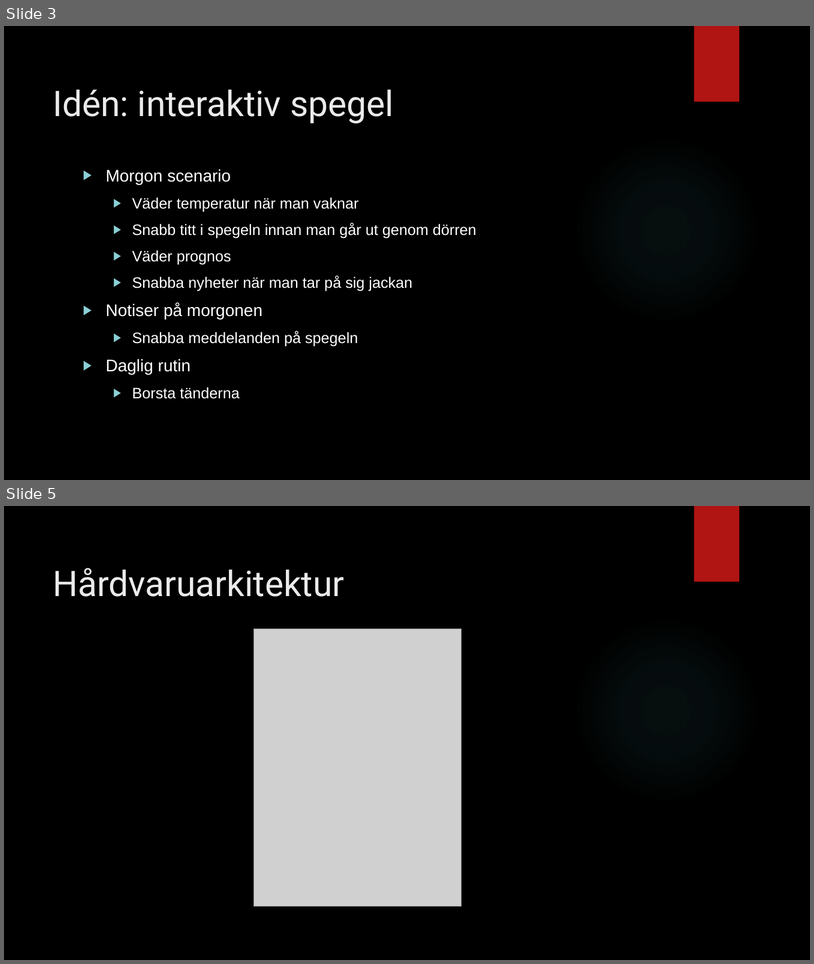
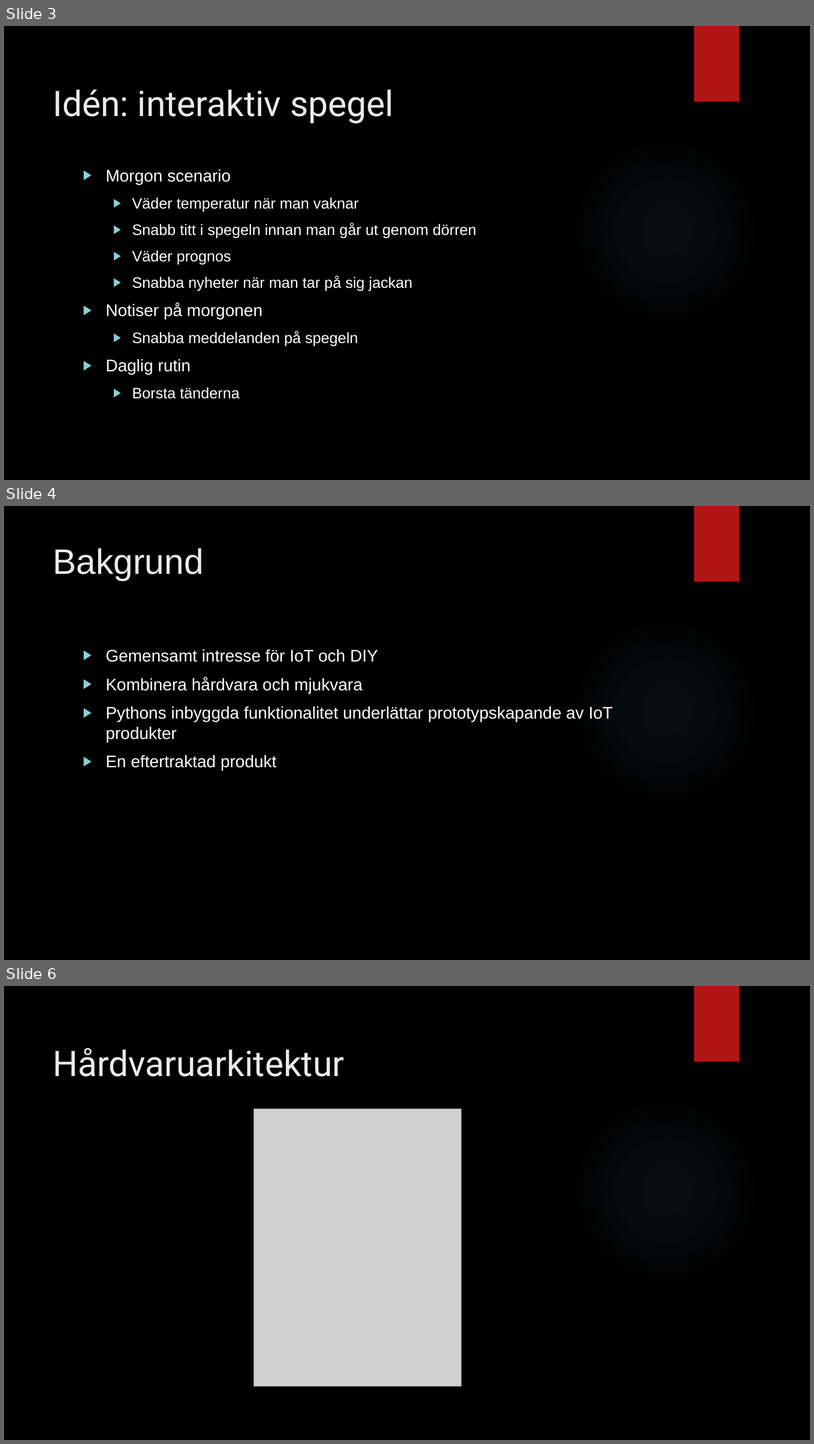
Before and after one commit to hamadaio/magic-mirror-project, a slide deck: pitch_group_mirror.pptx. Shown one above the other, each under a label of ours: slides 3 and 5 before the commit, slides 3, 4 and 6 after it; the slides between them are not shown. The pictures are 814x964 and 814x1444 pixels, drawn with LibreOffice and Linux fonts; fonts in the diff are those of the drawing; grey boxes stand for pictures; background and template pictures are left out. Boxes give left, top, right and bottom in pixels: in the first picture for what was removed or moved away, otherwise in the second. Text is boxed around its words. In the diff, an @@ line names an element or a change of style, - is before the commit and + after.

```diff
--- a/pitch_group_mirror.pptx
+++ b/pitch_group_mirror.pptx
@@ slide 4 added at [4,506,810,960], background picture (left out); not listed: 2 template elements that a slide beside it also shows @@
@@ title added at [53,548,204,581], 42 pt, text #EBEBEB @@
+Bakgrund
@@ text added at [106,649,613,771], 20 pt, text #FFFFFF @@
+▶ Gemensamt intresse för IoT och DIY
+▶ Kombinera hårdvara och mjukvara
+▶ Pythons inbyggda funktionalitet underlättar prototypskapande av IoT produkter
+▶ En eftertraktad produkt
@@ what was slide 5 is now slide 6 @@
```
Also in this commit, not shown: 11 slides changed, 1 other slide added.
